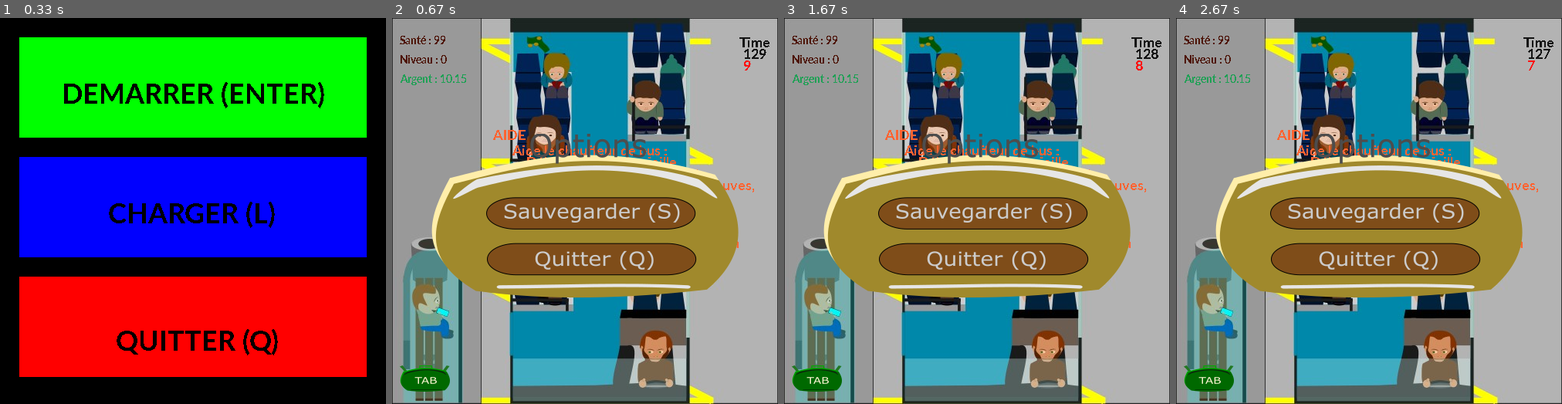
Above: before the commit, frames 1-4 (left to right).
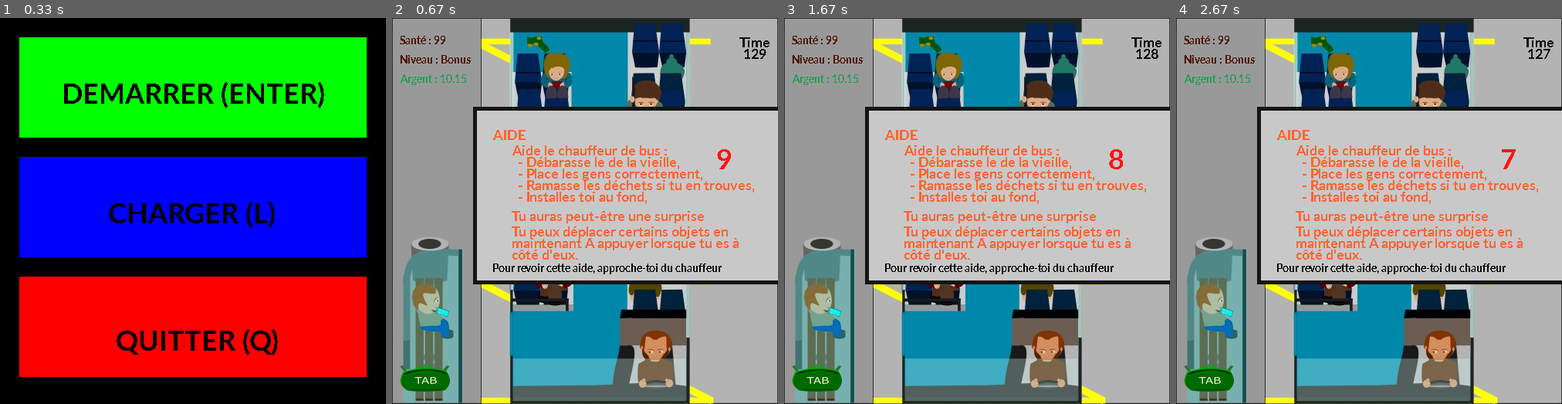
Above: after the commit, the same moments.

Repository: BastienChicot/GusGame
Game: pygame game, started from GusOut.py
Same seed, same stepped clock (60 frames per second), same inputs: the game is played once before the commit and once after it.
Inputs:
- Up to frame 1 (0.33 s): no input
- Up to frame 2 (0.67 s): tap L at 0.33 s
- Up to frame 3 (1.67 s): tap Tab at 0.67 s
- Up to frame 4 (2.67 s): no input

Frame 1 is identical in both runs. In frame 2, 32% of the frame differs, in the area x 10-100%, y 9-73%; in frame 3, 32%; in frame 4, 32%.

Commit message:
fin niveau bonus

Diff:
--- a/Story/Fonctions.py
+++ b/Story/Fonctions.py
@@ -172,7 +172,8 @@
 
     def update_items(self,tr):
         self.money = (0.1 + tr.argent_poub + tr.tune_buro + tr.tune_entre + tr.tune_ch +
-                      tr.give_money + tr.drug_money + tr.argent_teu + tr.argent_con + tr.ticket_bus)
+                      tr.give_money + tr.drug_money + tr.argent_teu + tr.argent_con + tr.ticket_bus +
+                      tr.argent_bonus)
 
     def iter_objects(self):
         return (self.__dict__)
--- a/Story/histoire.py
+++ b/Story/histoire.py
@@ -15,6 +15,7 @@
 
 myfont = pygame.font.SysFont('corbel', 20, bold=True)
 Gus_font = pygame.font.SysFont('corbel', 16, bold=True)
+big_font = pygame.font.SysFont('corbel', 40, bold=True)
 
 screen = pygame.display.set_mode((display_width,display_height))
 pygame.display.set_caption('Gus veut boire un coup')
@@ -1655,7 +1656,7 @@
      #CREATION ET CARACTERISTIQUES PNJ
     start_ticks=pygame.time.get_ticks()
 
-    start_x = 214
+    start_x = 195
     start_y = 389
     start_2 = 243
     start_3 = 253
@@ -1686,9 +1687,36 @@
             start = int(10 - seconds)
             liste_mur = level_bonus(screen,0,0)
 
-            start_down = myfont.render(str(start), False, (255, 20, 20))
-
-            screen.blit(start_down,(455,50))
+            start_down = big_font.render(str(start), False, (255, 20, 20))
+
+            pygame.draw.rect(screen,(20,20,20),(105,115,400,230))
+            pygame.draw.rect(screen,(200,200,200),(110,120,390,220))
+
+            ligne_0 = myfont.render("AIDE", False, (255, 100, 50))
+            ligne_1 = myfont.render("Aide le chauffeur de bus :", False, (255, 100, 50))
+            ligne_2 = myfont.render("  - Débarasse le de la vieille,", False, (255, 100, 50))
+            ligne_3 = myfont.render("  - Place les gens correctement,", False, (255, 100, 50))
+            ligne_4 = myfont.render("  - Ramasse les déchets si tu en trouves,", False, (255, 100, 50))
+            ligne_5 = myfont.render("  - Installes toi au fond,", False, (255, 100, 50))
+            ligne_6 = myfont.render("Tu auras peut-être une surprise", False, (255, 100, 50))
+            ligne_7 = myfont.render("Tu peux déplacer certains objets en ", False, (255, 100, 50))
+            ligne_8 = myfont.render("maintenant A appuyer lorsque tu es à", False, (255, 100, 50))
+            ligne_9 = myfont.render("côté d'eux.", False, (255, 100, 50))
+            ligne_10 = Gus_font.render("Pour revoir cette aide, approche-toi du chauffeur", False, (10, 10, 10))
+
+            screen.blit(ligne_0,(130,140))
+            screen.blit(ligne_1,(155,160))
+            screen.blit(ligne_2,(155,175))
+            screen.blit(ligne_3,(155,190))
+            screen.blit(ligne_4,(155,205))
+            screen.blit(ligne_5,(155,220))
+            screen.blit(ligne_6,(155,245))
+            screen.blit(ligne_7,(155,265))
+            screen.blit(ligne_8,(155,280))
+            screen.blit(ligne_9,(155,295))
+            screen.blit(ligne_10,(130,315))
+
+            screen.blit(start_down,(420,160))
 
         elif 10 < seconds < 130:
             if frame_count <= 30:
@@ -1742,6 +1770,16 @@
                         x_change = 0
                         rel_x = 0
                         step_s.play(-1)
+                    if event.key == pygame.K_a and not action.click:
+                        action.click = True
+                        click_.play()
+
+                        if 220 < x < 265 and -10 < y < 50 and Gus.level == 0:
+                            tr.pos_bonus += 1
+                    elif event.key != pygame.K_a:
+
+                        action.click = False
+
                     for elt in liste_pnj:
                         if event.key == pygame.K_a and player.colliderect(elt):
                             elt.in_touch = True
@@ -1782,6 +1820,7 @@
                     for elt in liste_pnj:
                         if event.key == pygame.K_a:
                             elt.in_touch = False
+
 
                 ######################
             keys=pygame.key.get_pressed()
@@ -1847,7 +1886,17 @@
             x -= rel_x
             y -= rel_y
 
-
+            if pnj.x < 106 and pnj2.x >= 152 and pnj3.x < 152 and pnj4.x >= 152 and pnj5.x >= 152:
+                tr.fin_nivo_bonus = True
+
+            if 220 < x < 265 and -10 < y < 50 and Gus.level == 0:
+                tr.pos_bonus = zone_interaction(screen,"Qu'est-ce que c'est (A)",action,tr.pos_bonus,"5 ç!")
+                tr.argent_bonus = 5
+
+            if tr.fin_nivo_bonus == True and tr.argent_bonus == 5:
+                Gus.level = 3
+                Gus.spawn = 2
+                time = 0
             ##OBJETS
 
             player.topleft = (x,y)
@@ -1867,7 +1916,33 @@
             Gus.spawn = 2
             time = 0
 
-        if 0 < x < 50 and 0 < y < 50:
+        titre = myfont.render("Time", False, (20, 20, 20))
+        textsurface = myfont.render(str(countdown), False, (20, 20, 20))
+        screen.blit(titre,(450,20))
+        screen.blit(textsurface,(455,35))
+
+        pv = Gus_font.render("Santé : " + str(Gus.pv), False, (78, 22, 9))
+        argent = Gus_font.render("Argent : " + str(round(Gus.money,2)), False, (31, 160, 85))
+        lvl = Gus_font.render("Niveau : Bonus", False, (78, 22, 9))
+
+        screen.blit(pv , (10,20))
+        screen.blit(lvl , (10,45))
+        screen.blit(argent , (10,70))
+        screen.blit(sac_tab , (10,450))
+
+        keys = pygame.key.get_pressed()
+        if keys[pygame.K_TAB]:
+            affich_sac(screen,sac)
+        if (Gus.pause%2) == 1 and seconds > 10:
+            pause(screen,gameExit,Gus,sac,tr)
+        if Gus.pv == 0 or tr.game_over == True:
+            game_over(screen)
+
+        if 240 < x < 320 and 390 < y < 480:
+
+            pygame.draw.rect(screen,(20,20,20),(105,115,390,230))
+            pygame.draw.rect(screen,(200,200,200),(110,120,380,220))
+
             ligne_0 = myfont.render("AIDE", False, (255, 100, 50))
             ligne_1 = myfont.render("Aide le chauffeur de bus :", False, (255, 100, 50))
             ligne_2 = myfont.render("  - Débarasse le de la vieille,", False, (255, 100, 50))
@@ -1890,28 +1965,6 @@
             screen.blit(ligne_8,(155,280))
             screen.blit(ligne_9,(155,295))
 
-        titre = myfont.render("Time", False, (20, 20, 20))
-        textsurface = myfont.render(str(countdown), False, (20, 20, 20))
-        screen.blit(titre,(450,20))
-        screen.blit(textsurface,(455,35))
-
-        pv = Gus_font.render("Santé : " + str(Gus.pv), False, (78, 22, 9))
-        argent = Gus_font.render("Argent : " + str(round(Gus.money,2)), False, (31, 160, 85))
-        lvl = Gus_font.render("Niveau : " + str(int(Gus.level)), False, (78, 22, 9))
-
-        screen.blit(pv , (10,20))
-        screen.blit(lvl , (10,45))
-        screen.blit(argent , (10,70))
-        screen.blit(sac_tab , (10,450))
-
-        keys = pygame.key.get_pressed()
-        if keys[pygame.K_TAB]:
-            affich_sac(screen,sac)
-        if (Gus.pause%2) == 1:
-            pause(screen,gameExit,Gus,sac,tr)
-        if Gus.pv == 0 or tr.game_over == True:
-            game_over(screen)
-
         pygame.display.update()
 
         clock.tick(100)
--- a/Story/trigger.py
+++ b/Story/trigger.py
@@ -135,6 +135,11 @@
 
         self.collect_bonbon = False
 
+        ## LVL BONUS
+        self.argent_bonus = 0
+        self.fin_nivo_bonus = False
+        self.pos_bonus = -1
+
     def update_items(self):
          self.give_money = self.pnj_bus
          self.drug_money = (0 + self.argent_vieille + self.argent_tox +
